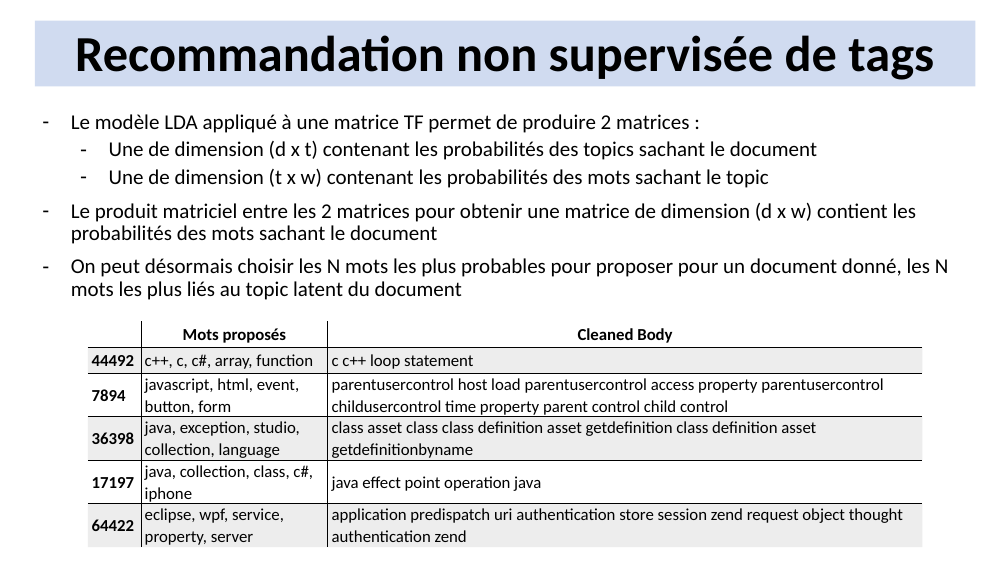
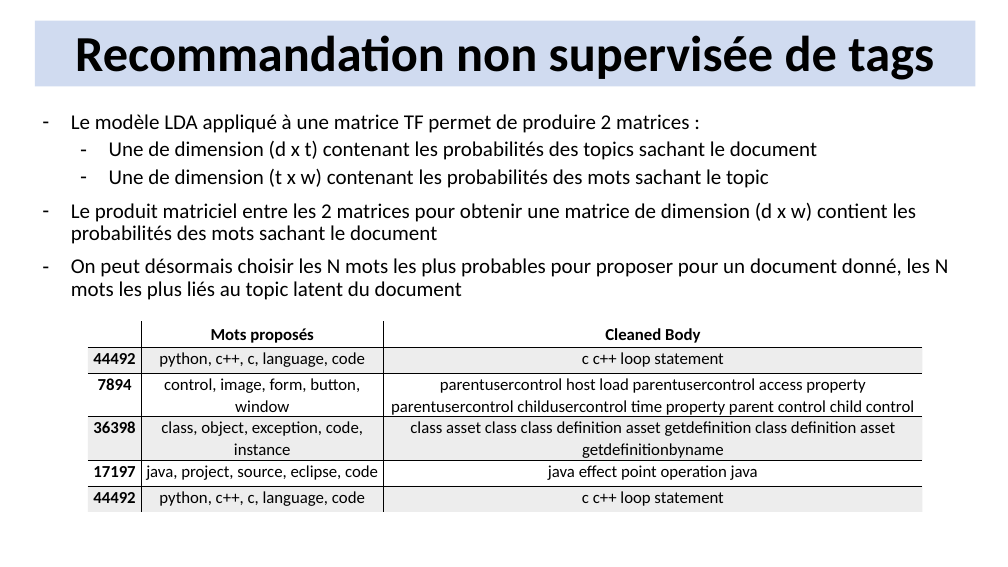
Before and after one commit to ridurand/OCR06, a slide deck: slide 14 of Catégorisez automatiquement des questions (soutenance).pptx. Drawn at 1008x567 pixels with LibreOffice and Linux fonts; fonts in the diff are those of the drawing. Boxes give left, top, right and bottom in pixels: in the first picture for what was removed or moved away, otherwise in the second. Text is boxed around its words. In the diff, an @@ line names an element or a change of style, - is before the commit and + after.

```diff
--- a/Catégorisez automatiquement des questions (soutenance).pptx
+++ b/Catégorisez automatiquement des questions (soutenance).pptx
@@ table at (x1=88, y1=321, x2=923, y2=510) @@
-row 2, column 2: c++, c, c#, array, function
+row 2, column 2: python, c++, c, language, code
-row 3, column 2: javascript, html, event, button, form
+row 3, column 2: control, image, form, button, window
-row 4, column 2: java, exception, studio, collection, language
+row 4, column 2: class, object, exception, code, instance
-row 5, column 2: java, collection, class, c#, iphone
+row 5, column 2: java, project, source, eclipse, code
-row 6: 64422 | eclipse, wpf, service, property, server | application predispatch uri authentication store session zend request object thought authentication zend
+row 6: 44492 | python, c++, c, language, code | c c++ loop statement
@@ alignment left to centre @@
@@ more space between paragraphs @@
```
Also in this commit, not shown: 3 other slides changed, 6 other files.
